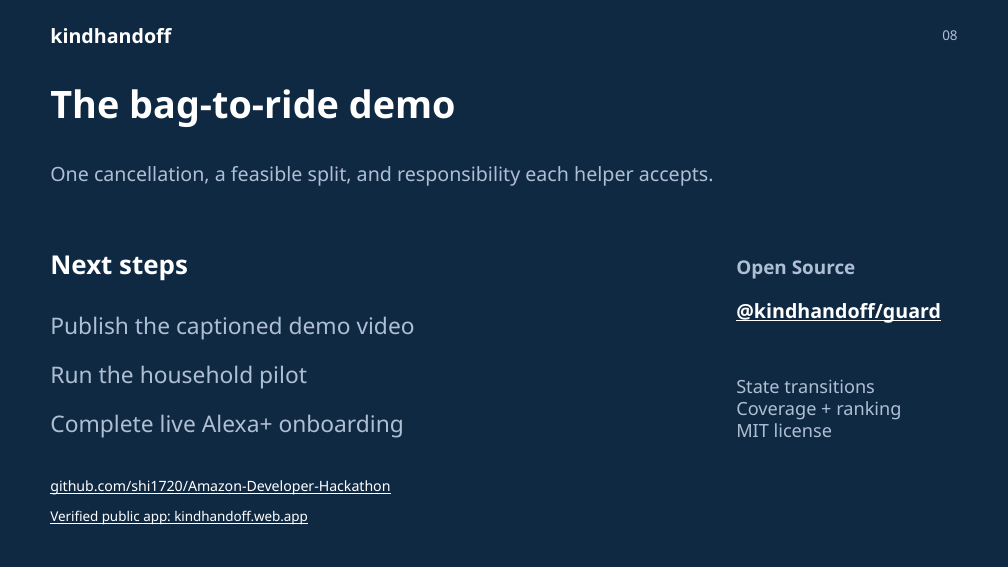
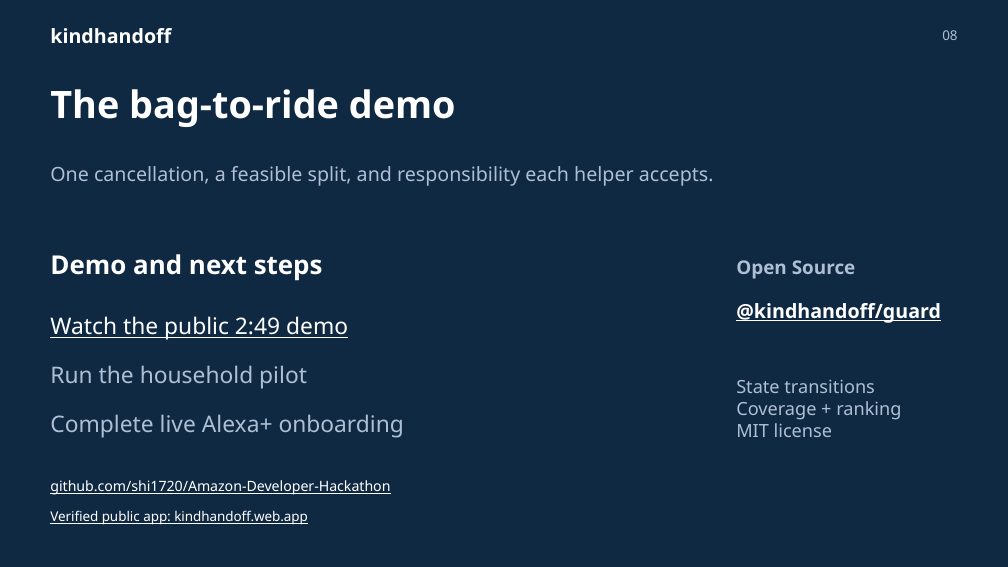
Before and after one commit to shi1720/Amazon-Developer-Hackathon, a slide deck: slide 8 of docs/deliverables/KindHandoff-Pitch.pptx. Drawn at 1008x567 pixels with LibreOffice and Linux fonts; fonts in the diff are those of the drawing. Boxes give left, top, right and bottom in pixels: in the first picture for what was removed or moved away, otherwise in the second. Text is boxed around its words. In the diff, an @@ line names an element or a change of style, - is before the commit and + after.

Commit message:
Publish the demo and complete the Devpost submission materials

```diff
--- a/docs/deliverables/KindHandoff-Pitch.pptx
+++ b/docs/deliverables/KindHandoff-Pitch.pptx
@@ text at <box>50,254,323,281</box>: text changed @@
-Next steps
+Demo and next steps
@@ text at <box>50,316,348,340</box>: text changed; text colour #AEBFD3 to #FFFFFF @@
-Publish the captioned demo video
+Watch the public 2:49 demo
```
Also in this commit, not shown: 23 other files.
